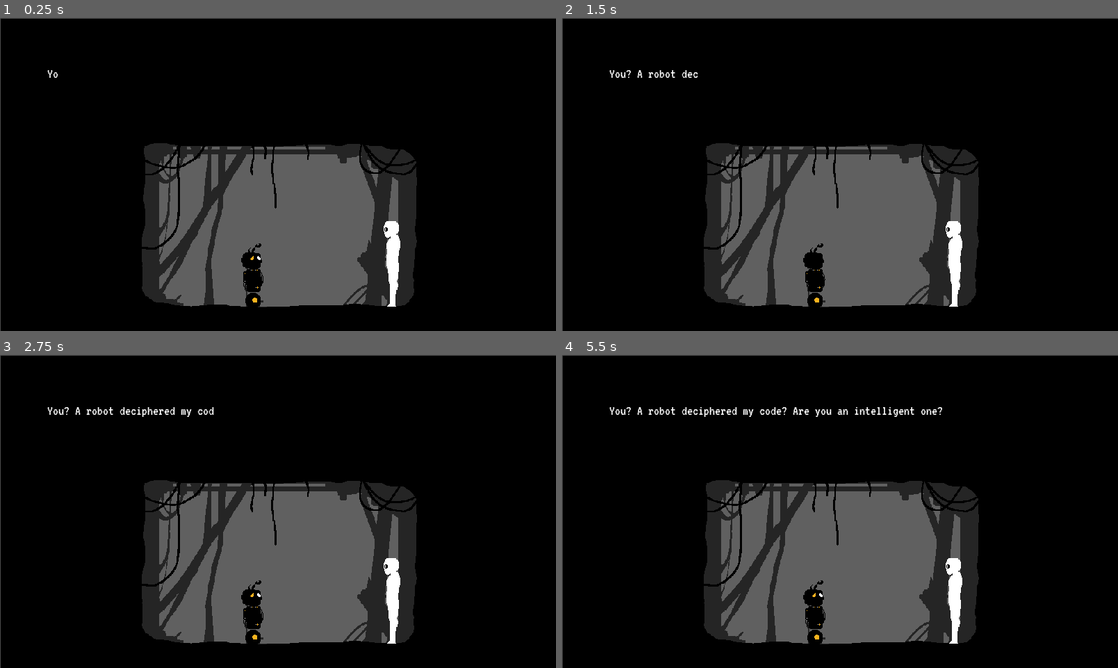
Above: before the commit, frames 1-4 (two rows, left to right).
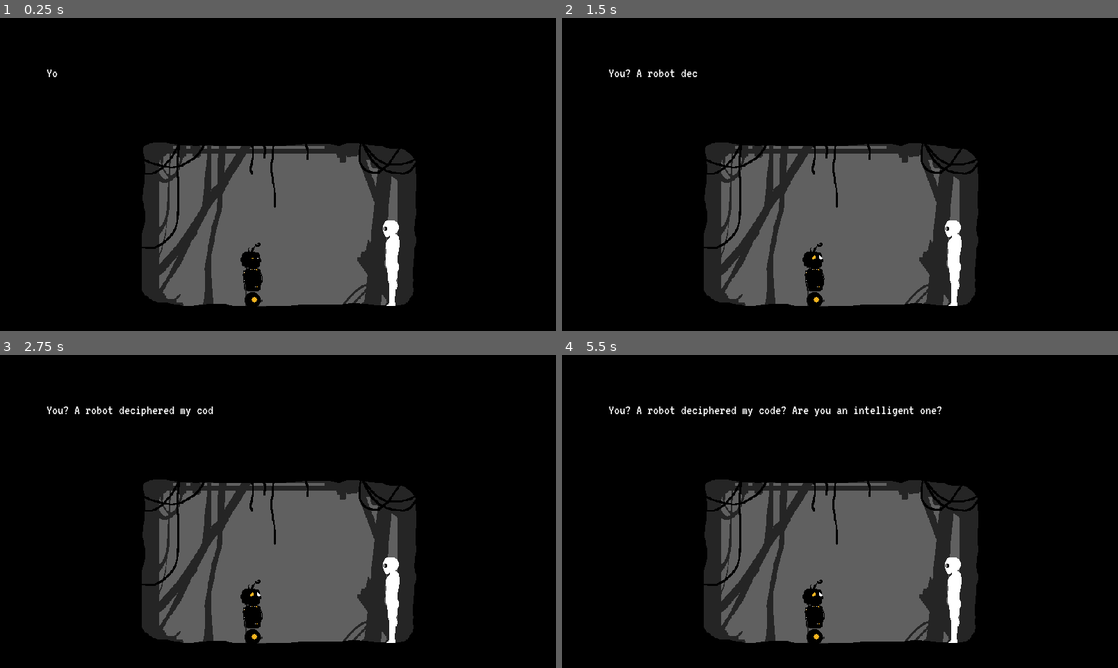
Above: after the commit, the same moments.

Repository: Orama-Interactive/Re-Pairing...
Game: Godot game, scene res://FinalRoom.tscn
Two runs of this game, one before a commit and one after it. Both use one fixed random seed, a clock stepped at 60 frames per second and the inputs below. This scene is started directly instead of the project's main scene. Sound files missing from this copy of the repository are replaced by a short silence.
Inputs (mouse positions are in pixels of both pictures, inside the frame that each line leads up to):
- Up to frame 1 (0.25 s): no input
- Up to frame 2 (1.5 s): tap Enter (ui_accept) at 0.5 s; move the mouse to (962, 158) at 0.52 s; hold Enter (ui_accept) 0.53-1.28 s; hold Right (ui_right) from 0.53 s (still down); tap Space (jump) at 0.77, 0.8, 1.07, 1.35 s; move the mouse to (728, 190) at 1.27 s
- Up to frame 3 (2.75 s): tap Space (jump) at 1.52, 1.82, 2.3 s; tap Enter (ui_accept) at 1.55, 2 s; move the mouse to (333, 442) at 2.02 s; release Right (ui_right) at 2.03 s; hold Left (ui_left) from 2.03 s (still down); hold X (grab) from 2.03 s (still down)
- Up to frame 4 (5.5 s): tap Enter (ui_accept) at 2.75, 3.05, 3.5, 4.35, 5 s; move the mouse to (812, 574) at 2.77 s; release Left (ui_left) at 2.78 s; release X (grab) at 2.78 s; hold Right (ui_right) 2.78-4.28 s; tap Z (show_beam) at 2.85 s; tap Space (jump) at 3.02, 3.32, 3.77, 3.8, 4.07, 4.52, 4.82, 5.1 s; move the mouse to (1006, 558) at 3.52 s; hold Enter (ui_accept) 3.53-4.28 s; move the mouse to (673, 464) at 4.27 s; hold Left (ui_left) 4.28-5.03 s; move the mouse to (867, 511) at 5.02 s; hold Right (ui_right) from 5.03 s (still down)

The runs differ from the first frame. In frame 1, 1.8% of the frame differs, in the area x 0-100%, y 0-100%; in frame 2, 2.0%; in frame 3, 2.2%; in frame 4, 2.6%.

Commit message:
Changes to the physics of crates
Removed the extra collision shapes on top, crates now feel and work more natural

Diff:
--- a/FinalRoom.tscn
+++ b/FinalRoom.tscn
@@ -38,13 +38,13 @@
 
 [node name="Blink1" parent="Player/Antena_1" index="0"]
 animation = "default"
-frame = 4
+frame = 18
 
 [node name="Wheel" parent="Player/Antena_1" index="2"]
 visible = true
 
 [node name="Camera2D" parent="Player" index="2"]
-position = Vector2( 43, -25 )
+position = Vector2( 44, -24 )
 
 [node name="Information Bar" parent="Player/Camera2D/LabelNode" index="2"]
 visible = false
--- a/Level.tscn
+++ b/Level.tscn
@@ -76,14 +76,14 @@
 "name": "default",
 "speed": 5.0
 }, {
+"frames": [ ExtResource( 39 ), ExtResource( 42 ), ExtResource( 41 ), ExtResource( 40 ), ExtResource( 41 ), ExtResource( 42 ) ],
+"loop": true,
+"name": "Flying",
+"speed": 5.0
+}, {
 "frames": [ ExtResource( 43 ) ],
 "loop": true,
 "name": "Idle",
-"speed": 5.0
-}, {
-"frames": [ ExtResource( 39 ), ExtResource( 42 ), ExtResource( 41 ), ExtResource( 40 ), ExtResource( 41 ), ExtResource( 42 ) ],
-"loop": true,
-"name": "Flying",
 "speed": 5.0
 } ]
 
@@ -588,7 +588,7 @@
 position = Vector2( 3744.94, 201.877 )
 z_index = -1
 frames = SubResource( 6 )
-frame = 1
+frame = 5
 speed_scale = 0.6
 playing = true
 script = ExtResource( 38 )
@@ -670,7 +670,7 @@
 
 [node name="AudioStreamRain" type="AudioStreamPlayer" parent="."]
 stream = ExtResource( 35 )
-volume_db = -36.706
+volume_db = -36.0
 
 [node name="AudioStreamTape1" type="AudioStreamPlayer" parent="."]
 stream = ExtResource( 36 )
--- a/Scripts/Magnetizable.gd
+++ b/Scripts/Magnetizable.gd
@@ -16,20 +16,12 @@
 # warning-ignore:unused_argument
 func _physics_process(delta):
 	if held:
-		#var radius = player.position.distance_to(position)
-#		#mode = RigidBody2D.MODE_STATIC
-#		#(magnetizable as RigidBody2D).position = position + magnet_ray.points[1]
 		position.x = player.beam.global_position.x + radius * cos(deg2rad(player.ray_direction))
 		position.y = player.beam.global_position.y + radius * sin(deg2rad(player.ray_direction))
-		apply_central_impulse(Vector2.ZERO)
-#		#add_child(magnetizable)
-#		print(position)
+		linear_velocity.x = 0
+		linear_velocity.y = 0
 		gravity_scale = 0
 		prev_position = position
-	#		if Input.is_action_pressed("ui_accept"):
-	#			force = Vector2.ONE
-	#
-	#		(magnetizable as RigidBody2D).add_force(position, force)
 	else:
 		if gravity_scale == 0:
 			gravity_scale = 3
@@ -39,29 +31,10 @@
 				var magnetizable = load("res://Scripts/Magnetizable.tscn").instance()
 				magnetizable.position = prev_position
 				$"..".add_child(magnetizable)
-			#apply_central_impulse(Vector2.ONE)
-			#print(gravity_scale)
-#		if mode != RigidBody2D.MODE_RIGID:
-#			mode = RigidBody2D.MODE_RIGID
 
 func _integrate_forces(state):
 	if held:
-		#var radius = position.distance_to(player.position)
-		#mode = RigidBody2D.MODE_STATIC
-		#(magnetizable as RigidBody2D).position = position + magnet_ray.points[1]
 		position.x = player.beam.global_position.x + radius * cos(deg2rad(player.ray_direction))
 		position.y = player.beam.global_position.y + radius * sin(deg2rad(player.ray_direction))
 		state.transform.origin.x = player.beam.global_position.x + radius * cos(deg2rad(player.ray_direction))
 		state.transform.origin.y = player.beam.global_position.y + radius * sin(deg2rad(player.ray_direction))
-	else:
-		state.linear_velocity.x = 0
-		state.transform = Transform2D(0, position)
-
-	#state.linear_velocity = Vector2()
-	#print(state.transform)
-
-
-func _on_Magnetizable_body_entered(body):
-	print(body.name)
-	if body.is_in_group("Magnetizable"):
-		body.linear_velocity = Vector2.ZERO
--- a/Scripts/Magnetizable.tscn
+++ b/Scripts/Magnetizable.tscn
@@ -3,18 +3,18 @@
 [ext_resource path="res://Scripts/Magnetizable.gd" type="Script" id=1]
 [ext_resource path="res://Assets/Graphics/crate.png" type="Texture" id=2]
 
+[sub_resource type="PhysicsMaterial" id=3]
+rough = true
+
 [sub_resource type="RectangleShape2D" id=1]
 extents = Vector2( 14, 14 )
-
-[sub_resource type="RectangleShape2D" id=2]
-extents = Vector2( 1, 3 )
 
 [node name="Magnetizable" type="RigidBody2D" groups=[
 "Magnetizable",
 ]]
 collision_layer = 3
+physics_material_override = SubResource( 3 )
 gravity_scale = 3.0
-contact_monitor = true
 script = ExtResource( 1 )
 
 [node name="Crate" type="Sprite" parent="."]
@@ -22,12 +22,3 @@
 
 [node name="CollisionShape2D" type="CollisionShape2D" parent="."]
 shape = SubResource( 1 )
-
-[node name="CollisionShape2D2" type="CollisionShape2D" parent="."]
-position = Vector2( -13.3322, -17.0784 )
-shape = SubResource( 2 )
-
-[node name="CollisionShape2D3" type="CollisionShape2D" parent="."]
-position = Vector2( 13.3322, -16.9682 )
-shape = SubResource( 2 )
-[connection signal="body_entered" from="." to="." method="_on_Magnetizable_body_entered"]
--- a/Scripts/Menu.gd
+++ b/Scripts/Menu.gd
@@ -3,6 +3,5 @@
 func _on_PlayButton_pressed():
 	get_tree().change_scene("res://Level.tscn")
 
-
 func _on_ExitButton_pressed():
 	get_tree().quit()
